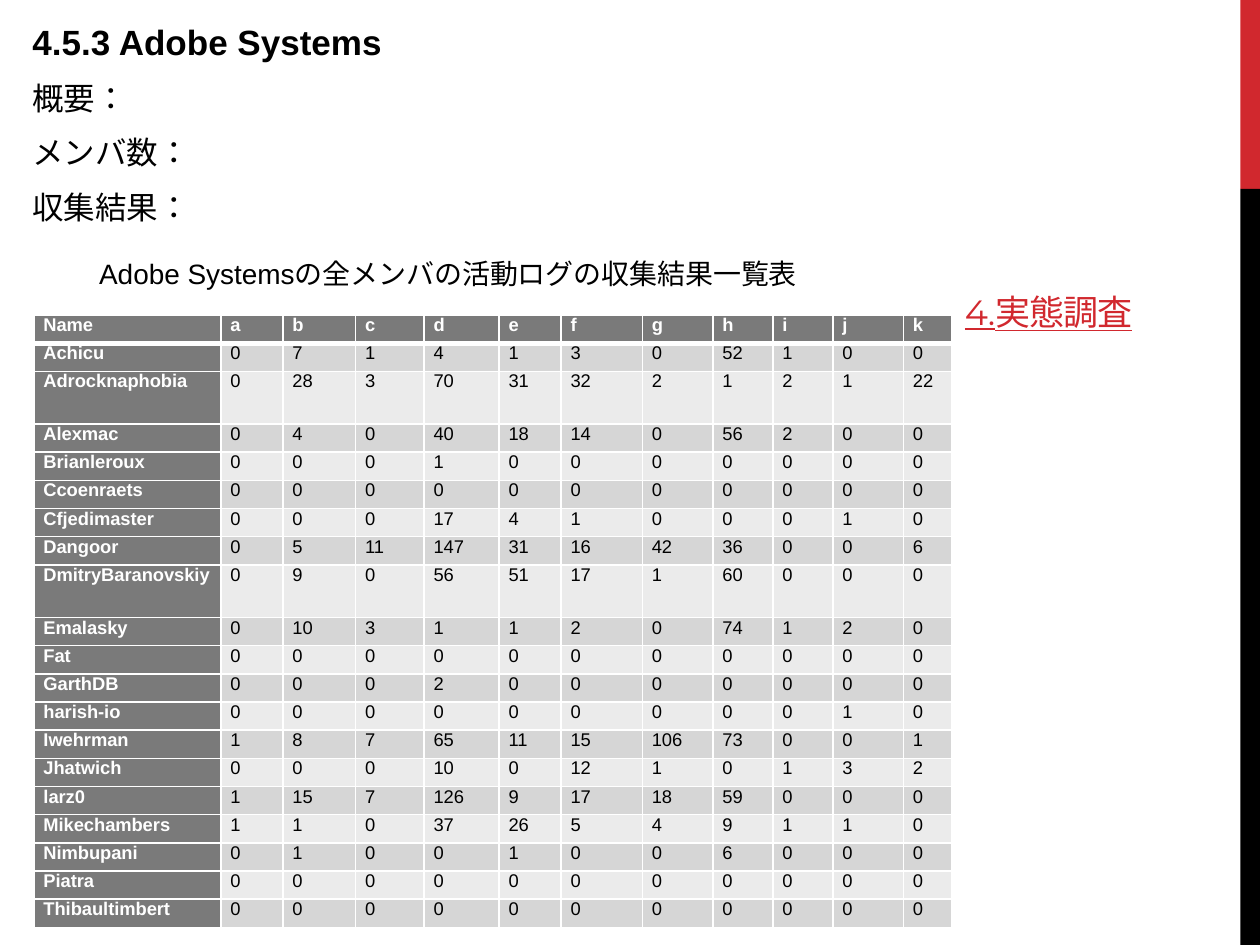
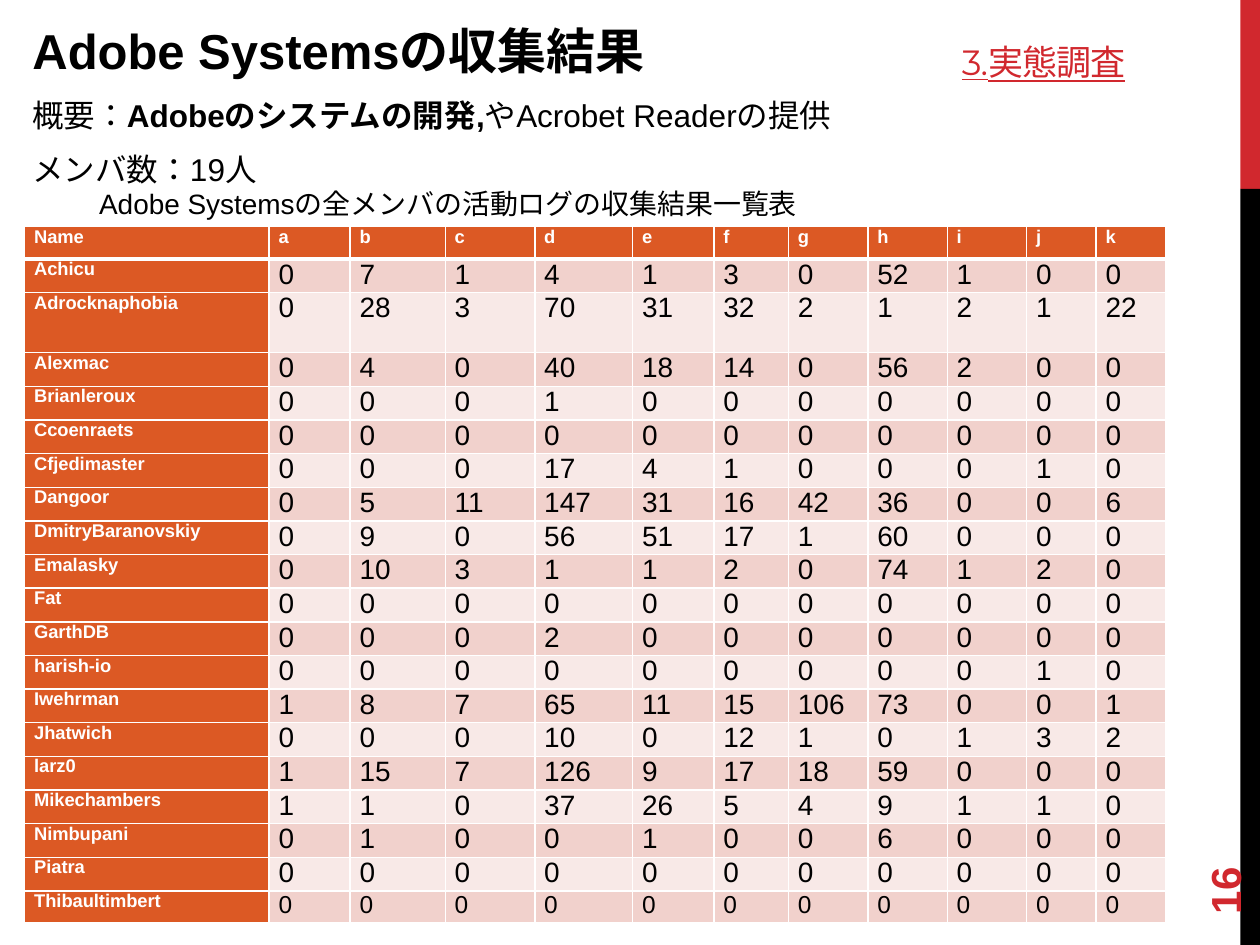
Before and after one commit to keimatsui/kadai, a slide deck: slide 16 of 卒業論文/2012/関口元基/パワポ.pptx (slide 25 before the commit). Drawn at 1260x945 pixels with LibreOffice and Linux fonts; fonts in the diff are those of the drawing. Boxes give left, top, right and bottom in pixels: in the first picture for what was removed or moved away, otherwise in the second. Text is boxed around its words. In the diff, an @@ line names an element or a change of style, - is before the commit and + after.

```diff
--- a/卒業論文/2012/関口元基/パワポ.pptx
+++ b/卒業論文/2012/関口元基/パワポ.pptx
@@ text at (x1=32, y1=30, x2=831, y2=184): text changed; size 20 to 18 pt @@
-4.5.3 Adobe Systems
-概要：
-メンバ数：
-収集結果：
+Adobe Systemsの収集結果
+概要：Adobeのシステムの開発,やAcrobet Readerの提供
+メンバ数：19人
@@ text at (x1=962, y1=45, x2=1125, y2=82): text changed @@
-4.実態調査
+3.実態調査
@@ text "Adobe Systemsの全メンバの活動ログの収集結果一覧表" moved from (x1=99, y1=262, x2=797, y2=289) to (x1=99, y1=192, x2=797, y2=219) @@
@@ table at (x1=25, y1=227, x2=1164, y2=922) @@
@@ fill #7A7A7A to #DC5924 in 31 cells @@
@@ fill #D7D7D7 to #F2D1CD in 110 cells @@
@@ fill #ECECEC to #F9EAE8 in 99 cells @@
@@ size 10.5 to 16 pt in "0", "7", "1", "4" and 194 more places @@
@@ size 10.5 to 14 pt in "0", "0", "0", "0" and 7 more places @@
@@ table resized from (x1=34, y1=315, x2=953, y2=927) to (x1=25, y1=227, x2=1164, y2=922) @@
@@ page number added at (x1=1203, y1=872, x2=1250, y2=914), 24 pt, text #D1282E, bold @@
+16
```
Also in this commit, not shown: 13 other slides changed, 10 slides added, 24 slides removed.
